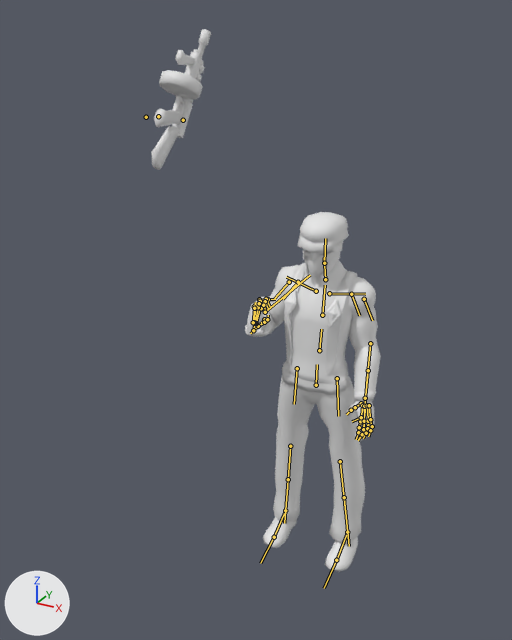
One commit to the FBX model Assets/ART/Animation/Gauner/Weapons/TommyGun/Gauner_TommyGun_WeaponReadyPose.fbx: the scene before it, then after it.
Rendered twice from a camera (50 mm lens) standing at (1.45, -3.38, 3.17) and looking at (-0.36, -0.1, 1.53). Every picture has the same lights, and +X, +Y and +Z are marked at lower left. Both versions are drawn at frame 1 of the action 'Gauner_TommyGun_WeaponReadyPose'; the numbers are the values there. The bones that bend it are drawn over the model as lines.

Objects in the first picture: 'Enemy', 'Head', 'Mask', 'TomGun'.
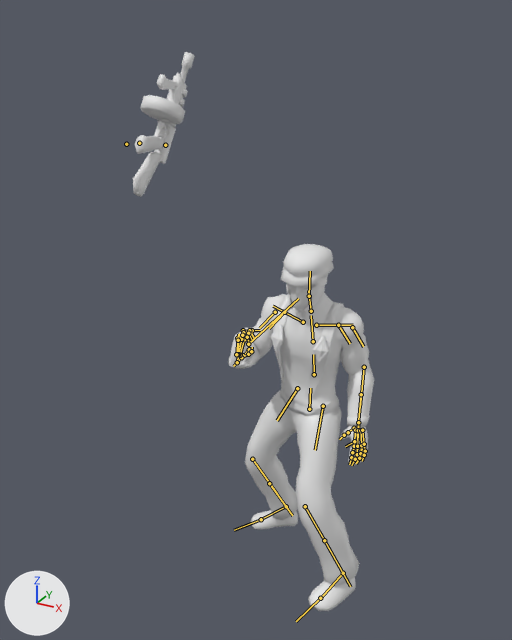
The change, as a list of edits to the scene's bpy script:
```text
Change bone_root_x:
    where bone_root_x = bpy.data.objects['root'].pose.bones['root.x']
    bone_root_x.location: (0.0, 0.5, 2.0) -> (0.0, -11.2, 10.3)
    bone_root_x.rotation_quaternion: (1.0, -0.011, 0.0, 0.0) -> (0.965, -0.02, -0.263, 0.014)  # degrees (-1, 0, 0) -> degrees (-3, -30, 3)
Change bone_spine_01_x:
    where bone_spine_01_x = bpy.data.objects['root'].pose.bones['spine_01.x']  # child of 'root.x'
    bone_spine_01_x.rotation_quaternion: (1.0, -0.018, 0.001, 0.0) -> (0.99, 0.078, 0.12, -0.011)  # degrees (-2, 0, 0) -> degrees (9, 14, 0)
Change bone_spine_02_x:
    where bone_spine_02_x = bpy.data.objects['root'].pose.bones['spine_02.x']  # child of 'spine_01.x'
    bone_spine_02_x.rotation_quaternion: (1.0, -0.001, -0.001, 0.0) -> (0.987, 0.071, 0.142, -0.029)  # degrees (0, 0, 0) -> degrees (8, 17, -2)
Change bone_neck_x:
    where bone_neck_x = bpy.data.objects['root'].pose.bones['neck.x']  # child of 'spine_02.x'
    bone_neck_x.rotation_quaternion: (0.984, 0.181, 0.0, 0.002) -> (0.996, 0.083, 0.0, -0.008)  # degrees (21, 0, 0) -> degrees (10, 0, -1)
Change bone_head_x:
    where bone_head_x = bpy.data.objects['root'].pose.bones['head.x']  # child of 'neck.x'
    bone_head_x.rotation_quaternion: (0.987, -0.159, 0.0, 0.0) -> (0.976, -0.22, -0.001, 0.008)  # degrees (-18, 0, 0) -> degrees (-25, 0, 1)
Change bone_shoulder_r:
    where bone_shoulder_r = bpy.data.objects['root'].pose.bones['shoulder.r']  # child of 'spine_02.x'
    bone_shoulder_r.rotation_quaternion: (0.985, 0.116, -0.095, 0.086) -> (0.99, 0.114, -0.018, 0.083)  # degrees (12, -12, 9) -> degrees (13, -3, 9)
Change bone_arm_stretch_r:
    where bone_arm_stretch_r = bpy.data.objects['root'].pose.bones['arm_stretch.r']  # child of 'shoulder.r'
    bone_arm_stretch_r.rotation_quaternion: (0.992, -0.018, 0.076, 0.1) -> (0.974, -0.005, 0.137, 0.182)  # degrees (-1, 9, 11) -> degrees (2, 16, 22)
Change bone_forearm_stretch_r:
    where bone_forearm_stretch_r = bpy.data.objects['root'].pose.bones['forearm_stretch.r']  # child of 'arm_stretch.r'
    bone_forearm_stretch_r.rotation_quaternion: (0.774, 0.0, 0.0, 0.634) -> (0.784, 0.0, 0.0, 0.621)  # degrees (0, 0, 79) -> degrees (0, 0, 77)
Change bone_hand_r:
    where bone_hand_r = bpy.data.objects['root'].pose.bones['hand.r']  # child of 'forearm_stretch.r'
    bone_hand_r.rotation_quaternion: (0.622, 0.374, 0.056, 0.685) -> (0.624, 0.383, 0.061, 0.678)  # degrees (37, -26, 86) -> degrees (39, -26, 85)
Change bone_shoulder_l:
    where bone_shoulder_l = bpy.data.objects['root'].pose.bones['shoulder.l']  # child of 'spine_02.x'
    bone_shoulder_l.rotation_quaternion: (0.988, 0.063, 0.135, -0.052) -> (0.996, 0.044, 0.063, -0.045)  # degrees (7, 16, -5) -> degrees (5, 7, -5)
Change bone_arm_stretch_l:
    where bone_arm_stretch_l = bpy.data.objects['root'].pose.bones['arm_stretch.l']  # child of 'shoulder.l'
    bone_arm_stretch_l.rotation_quaternion: (0.994, -0.109, 0.021, -0.017) -> (0.994, -0.103, 0.019, 0.006)  # degrees (-13, 2, -2) -> degrees (-12, 2, 0)
Change bone_forearm_stretch_l:
    where bone_forearm_stretch_l = bpy.data.objects['root'].pose.bones['forearm_stretch.l']  # child of 'arm_stretch.l'
    bone_forearm_stretch_l.rotation_quaternion: (0.985, 0.0, 0.0, -0.174) -> (0.969, 0.0, 0.0, -0.248)  # degrees (0, 0, -20) -> degrees (0, 0, -29)
Change bone_hand_l:
    where bone_hand_l = bpy.data.objects['root'].pose.bones['hand.l']  # child of 'forearm_stretch.l'
    bone_hand_l.rotation_quaternion: (0.989, 0.053, 0.052, 0.126) -> (0.991, 0.077, 0.043, 0.101)  # degrees (7, 5, 15) -> degrees (9, 4, 12)
Change bone_thigh_stretch_l:
    where bone_thigh_stretch_l = bpy.data.objects['root'].pose.bones['thigh_stretch.l']  # child of 'root.x'
    bone_thigh_stretch_l.rotation_quaternion: (0.981, -0.037, 0.184, 0.043) -> (0.974, 0.086, 0.145, -0.154)  # degrees (-4, 21, 4) -> degrees (7, 18, -17)
Change bone_leg_stretch_l:
    where bone_leg_stretch_l = bpy.data.objects['root'].pose.bones['leg_stretch.l']  # child of 'thigh_stretch.l'
    bone_leg_stretch_l.rotation_quaternion: (0.999, -0.001, 0.0, -0.038) -> (0.945, -0.147, 0.012, 0.292)  # degrees (0, 0, -4) -> degrees (-16, 6, 33)
Change bone_foot_l:
    where bone_foot_l = bpy.data.objects['root'].pose.bones['foot.l']  # child of 'leg_stretch.l'
    bone_foot_l.rotation_quaternion: (0.988, 0.018, -0.044, 0.144) -> (0.979, 0.161, -0.083, 0.09)  # degrees (1, -5, 17) -> degrees (18, -11, 9)
Change bone_thigh_stretch_r:
    where bone_thigh_stretch_r = bpy.data.objects['root'].pose.bones['thigh_stretch.r']  # child of 'root.x'
    bone_thigh_stretch_r.rotation_quaternion: (0.981, -0.037, -0.184, -0.043) -> (0.972, 0.092, -0.134, 0.168)  # degrees (-4, -21, -4) -> degrees (8, -17, 18)
Change bone_leg_stretch_r:
    where bone_leg_stretch_r = bpy.data.objects['root'].pose.bones['leg_stretch.r']  # child of 'thigh_stretch.r'
    bone_leg_stretch_r.rotation_quaternion: (0.999, 0.0, 0.0, 0.04) -> (0.92, -0.173, -0.014, -0.352)  # degrees (0, 0, 5) -> degrees (-18, -8, -41)
Change bone_foot_r:
    where bone_foot_r = bpy.data.objects['root'].pose.bones['foot.r']  # child of 'leg_stretch.r'
    bone_foot_r.rotation_quaternion: (0.988, 0.017, 0.044, -0.144) -> (0.942, 0.21, 0.123, -0.23)  # degrees (1, 5, -17) -> degrees (21, 19, -24)
```

Pixel boxes [x1, y1, x2, y2] of what changed, in the pictures (512 x 640 px):
'Enemy', posed (7% wider)
    before: [245, 241, 381, 572]
    after: [228, 274, 374, 611]
'TomGun', posed
    before: [151, 29, 211, 170]
    after: [133, 52, 195, 197]
'Head', posed
    before: [298, 212, 349, 252]
    after: [281, 244, 334, 286]
'Mask', posed
    before: [303, 243, 343, 278]
    after: [286, 276, 327, 312]
bone 'root.x', root to tip
    before: (316, 385) to (317, 364)
    after: (309, 409) to (310, 388)
bone 'spine_01.x', root to tip
    before: (319, 350) to (321, 329)
    after: (314, 374) to (313, 354)
bone 'spine_02.x', root to tip
    before: (322, 315) to (325, 285)
    after: (313, 341) to (311, 315)
bone 'neck.x', root to tip
    before: (325, 279) to (324, 257)
    after: (311, 311) to (308, 291)
bone 'head.x', root to tip
    before: (324, 263) to (325, 238)
    after: (309, 296) to (310, 271)
bone 'shoulder.r', root to tip
    before: (316, 291) to (286, 277)
    after: (303, 322) to (273, 306)
bone 'arm_stretch.r', root to tip
    before: (298, 282) to (283, 299)
    after: (284, 312) to (269, 328)
bone 'forearm_stretch.r', root to tip
    before: (264, 319) to (256, 327)
    after: (249, 349) to (240, 359)
bone 'hand.r', root to tip
    before: (253, 330) to (256, 316)
    after: (237, 362) to (240, 347)
bone 'shoulder.l', root to tip
    before: (329, 293) to (365, 294)
    after: (316, 325) to (353, 325)
bone 'arm_stretch.l', root to tip
    before: (351, 294) to (359, 315)
    after: (338, 325) to (350, 343)
bone 'forearm_stretch.l', root to tip
    before: (370, 343) to (366, 383)
    after: (364, 367) to (360, 408)
bone 'hand.l', root to tip
    before: (365, 398) to (365, 412)
    after: (358, 422) to (358, 437)
bone 'thigh_stretch.l', root to tip
    before: (337, 378) to (338, 416)
    after: (323, 406) to (315, 450)
bone 'leg_stretch.l', root to tip
    before: (340, 461) to (345, 512)
    after: (305, 506) to (332, 554)
bone 'foot.l', root to tip
    before: (347, 532) to (336, 560)
    after: (343, 573) to (320, 598)
bone 'thigh_stretch.r', root to tip
    before: (297, 368) to (294, 404)
    after: (297, 388) to (277, 420)
bone 'leg_stretch.r', root to tip
    before: (290, 446) to (287, 493)
    after: (252, 459) to (277, 493)
bone 'foot.r', root to tip
    before: (285, 510) to (274, 537)
    after: (286, 506) to (260, 519)
